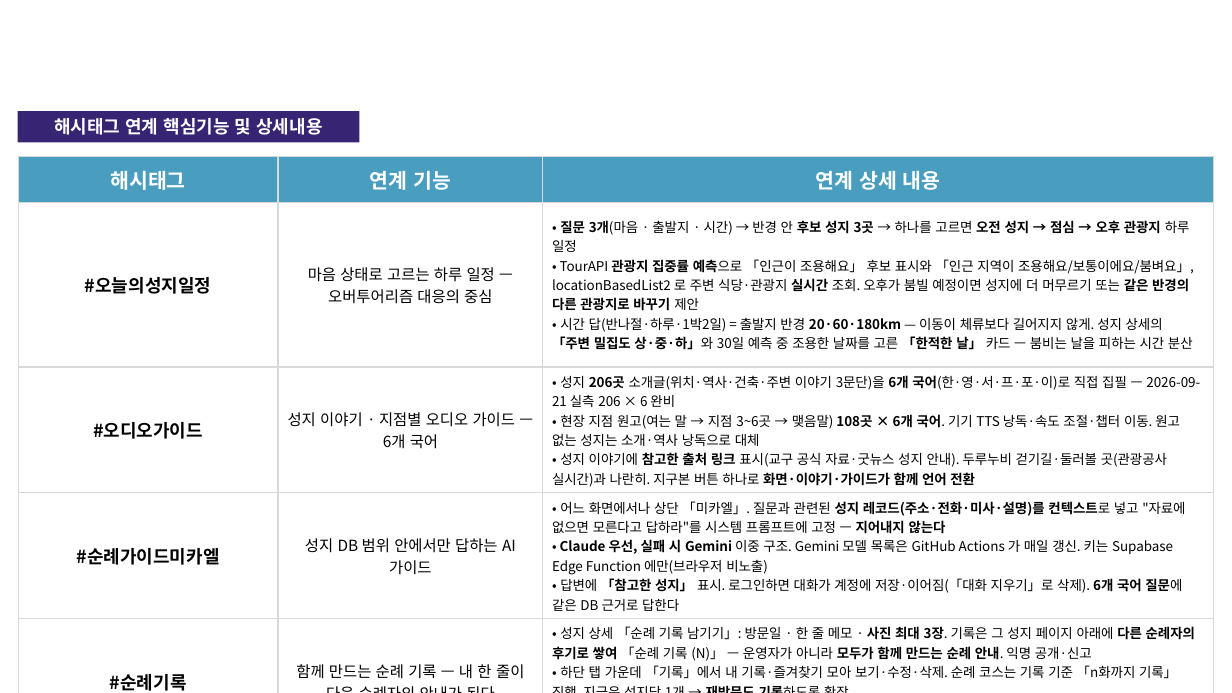
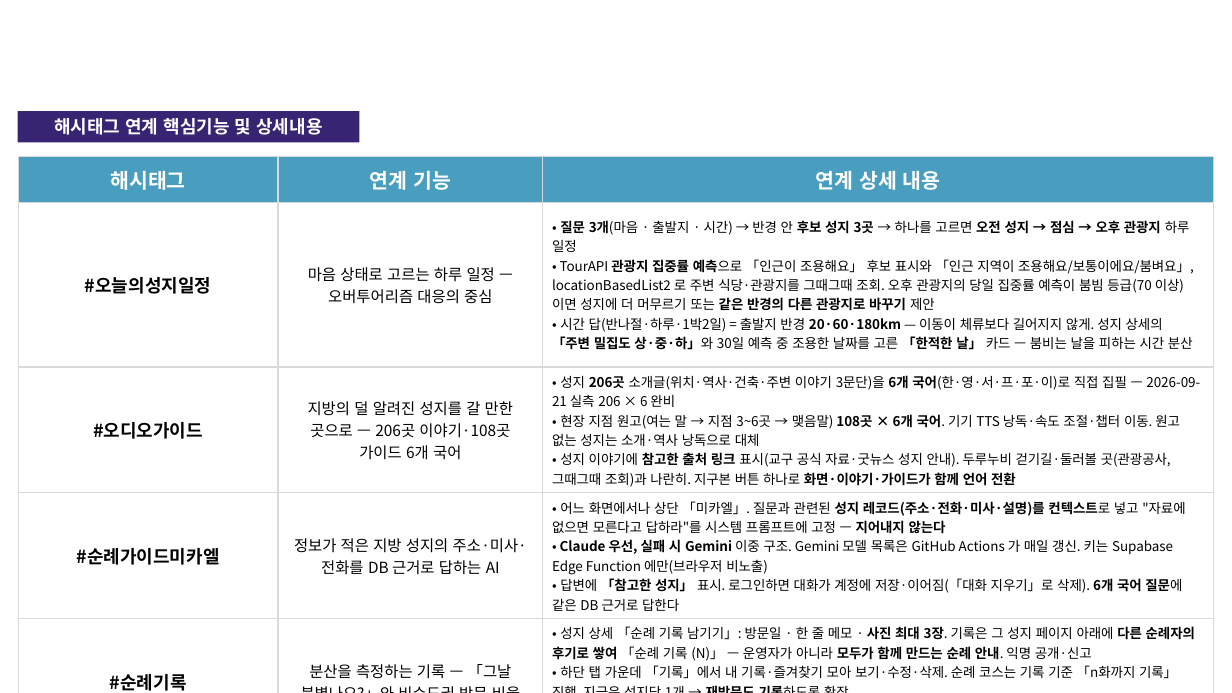
Before and after one commit to linkcontent7-huisun/visitholykorea, a slide deck: slide 4 of docs/10-product/공모전/원본-공모전제출/기능설명서_2026-09-21.pptx. Drawn at 1232x693 pixels with LibreOffice and Linux fonts; fonts in the diff are those of the drawing; background and template pictures are left out. Boxes give left, top, right and bottom in pixels: in the first picture for what was removed or moved away, otherwise in the second. Text is boxed around its words. In the diff, an @@ line names an element or a change of style, - is before the commit and + after.

```diff
--- a/docs/10-product/공모전/원본-공모전제출/기능설명서_2026-09-21.pptx
+++ b/docs/10-product/공모전/원본-공모전제출/기능설명서_2026-09-21.pptx
@@ table at (18, 157, 1214, 693) @@
-row 2, column 3: • 질문 3개(마음 · 출발지 · 시간) → 반경 안 후보 성지 3곳 → 하나를 고르면 오전 성지 → 점심 → 오후 관광지 하루 일정 / • TourAPI 관광지 집중률 예측으로 「인근이 조용해요」 후보 표시와 「인근 지역이 조용해요/보통이에요/붐벼요」, locationBasedList2 로 주변 식당·관광지 실시간 조회. 오후가 붐빌 예정이면 성지에 더 머무르기 또는 같은 반경의 다른 관광지로 바꾸기 제안 / • 시간 답(반나절·하루·1박2일) = 출발지 반경 20·60·180km — 이동이 체류보다 길어지지 않게. 성지 상세의 「주변 밀집도 상·중·하」와 30일 예측 중 조용한 날짜를 고른 「한적한 날」 카드 — 붐비는 날을 피하는 시간 분산
+row 2, column 3: • 질문 3개(마음 · 출발지 · 시간) → 반경 안 후보 성지 3곳 → 하나를 고르면 오전 성지 → 점심 → 오후 관광지 하루 일정 / • TourAPI 관광지 집중률 예측으로 「인근이 조용해요」 후보 표시와 「인근 지역이 조용해요/보통이에요/붐벼요」, locationBasedList2 로 주변 식당·관광지를 그때그때 조회. 오후 관광지의 당일 집중률 예측이 붐빔 등급(70 이상)이면 성지에 더 머무르기 또는 같은 반경의 다른 관광지로 바꾸기 제안 / • 시간 답(반나절·하루·1박2일) = 출발지 반경 20·60·180km — 이동이 체류보다 길어지지 않게. 성지 상세의 「주변 밀집도 상·중·하」와 30일 예측 중 조용한 날짜를 고른 「한적한 날」 카드 — 붐비는 날을 피하는 시간 분산
-row 3, column 2: 성지 이야기 · 지점별 오디오 가이드 — 6개 국어
+row 3, column 2: 지방의 덜 알려진 성지를 갈 만한 곳으로 — 206곳 이야기·108곳 가이드 6개 국어
-row 3, column 3: • 성지 206곳 소개글(위치·역사·건축·주변 이야기 3문단)을 6개 국어(한·영·서·프·포·이)로 직접 집필 — 2026-09-21 실측 206 × 6 완비 / • 현장 지점 원고(여는 말 → 지점 3~6곳 → 맺음말) 108곳 × 6개 국어. 기기 TTS 낭독·속도 조절·챕터 이동. 원고 없는 성지는 소개·역사 낭독으로 대체 / • 성지 이야기에 참고한 출처 링크 표시(교구 공식 자료·굿뉴스 성지 안내). 두루누비 걷기길·둘러볼 곳(관광공사 실시간)과 나란히. 지구본 버튼 하나로 화면·이야기·가이드가 함께 언어 전환
+row 3, column 3: • 성지 206곳 소개글(위치·역사·건축·주변 이야기 3문단)을 6개 국어(한·영·서·프·포·이)로 직접 집필 — 2026-09-21 실측 206 × 6 완비 / • 현장 지점 원고(여는 말 → 지점 3~6곳 → 맺음말) 108곳 × 6개 국어. 기기 TTS 낭독·속도 조절·챕터 이동. 원고 없는 성지는 소개·역사 낭독으로 대체 / • 성지 이야기에 참고한 출처 링크 표시(교구 공식 자료·굿뉴스 성지 안내). 두루누비 걷기길·둘러볼 곳(관광공사, 그때그때 조회)과 나란히. 지구본 버튼 하나로 화면·이야기·가이드가 함께 언어 전환
-row 4, column 2: 성지 DB 범위 안에서만 답하는 AI 가이드
+row 4, column 2: 정보가 적은 지방 성지의 주소·미사·전화를 DB 근거로 답하는 AI
-row 5, column 2: 함께 만드는 순례 기록 — 내 한 줄이 다음 순례자의 안내가 된다
+row 5, column 2: 분산을 측정하는 기록 — 「그날 붐볐나요?」와 비수도권 방문 비율
```
Also in this commit, not shown: 7 other slides changed, 4 other files.
